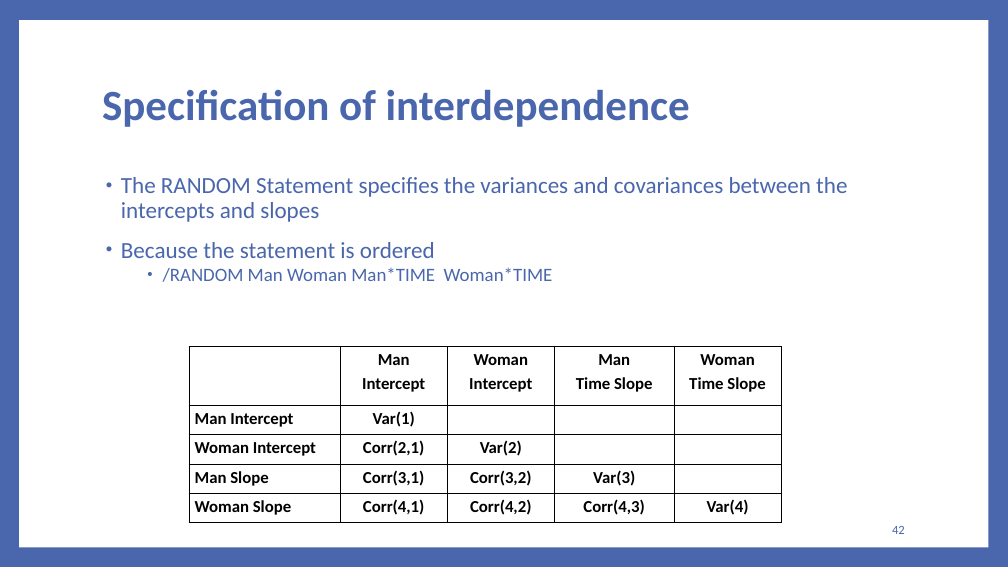
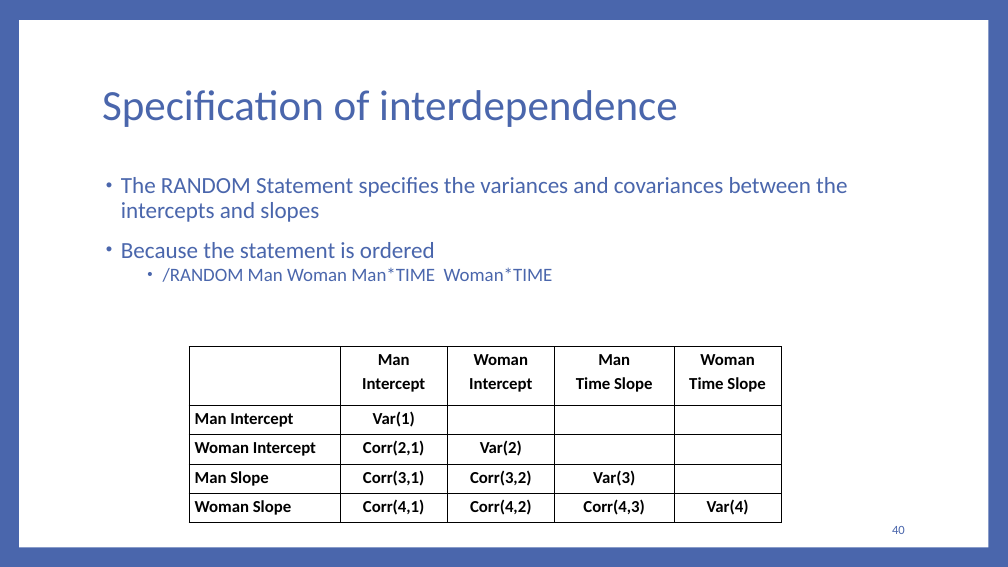
Before and after one commit to RandiLGarcia/2day-dyad-workshop, a slide deck: slide 40 of Day 2/Lecture Slides/Day 2 Slides.pptx (slide 42 before the commit). Drawn at 1008x567 pixels with LibreOffice and Linux fonts; fonts in the diff are those of the drawing. Boxes give left, top, right and bottom in pixels: in the first picture for what was removed or moved away, otherwise in the second. Text is boxed around its words. In the diff, an @@ line names an element or a change of style, - is before the commit and + after.

```diff
--- a/Day 2/Lecture Slides/Day 2 Slides.pptx
+++ b/Day 2/Lecture Slides/Day 2 Slides.pptx
@@ title "Specification of interdependence" at box(102, 90, 678, 127): bold off @@
@@ page number at box(892, 526, 905, 534): text changed @@
-42
+40
```
Also in this commit, not shown: 5 other slides changed, 15 slides added, 4 slides removed, 47 other files.
